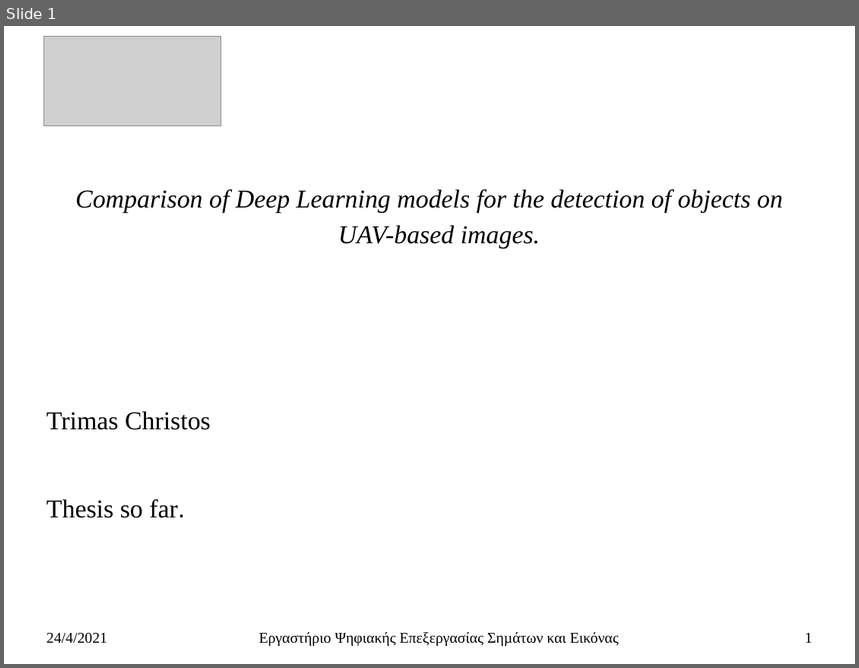
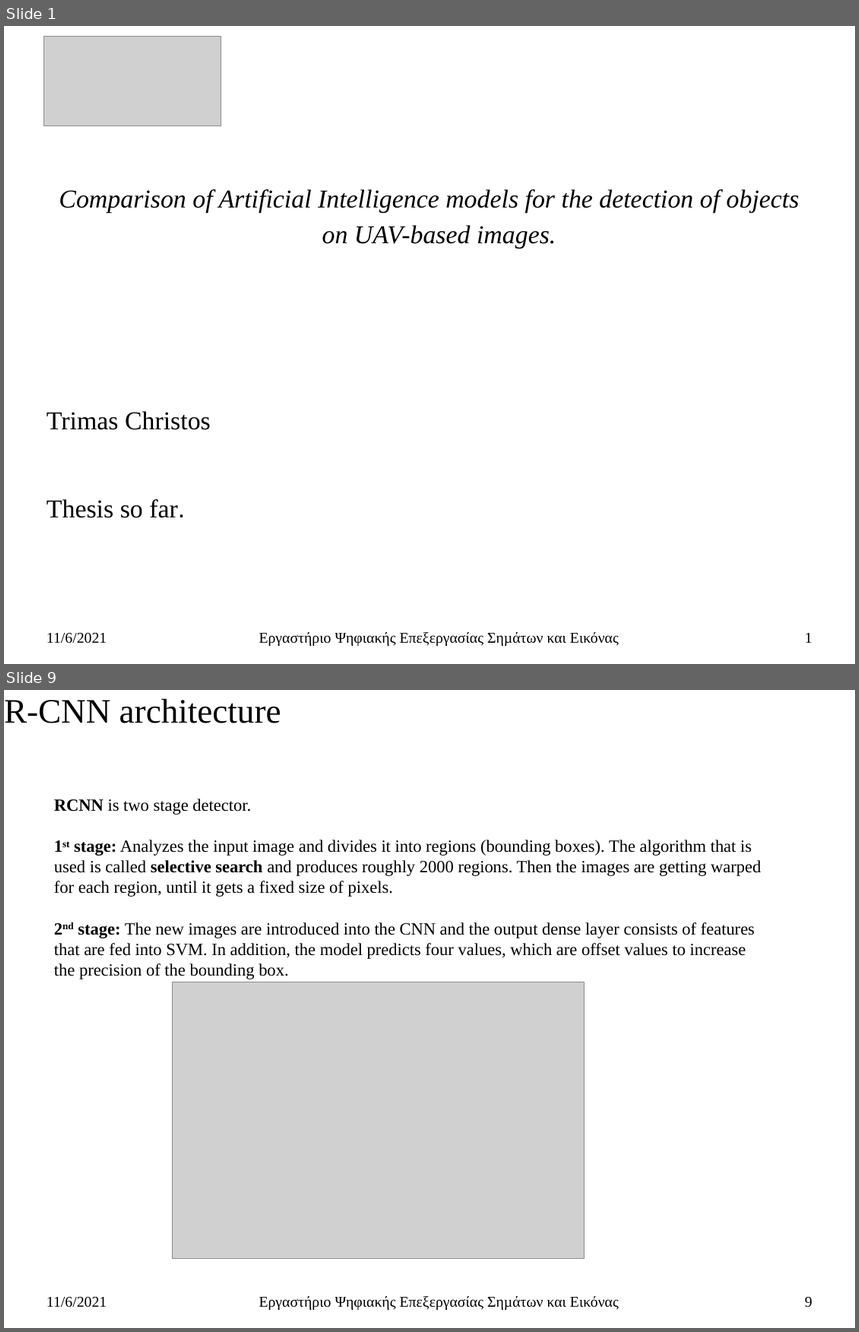
Before and after one commit to ChristosTrimas/ai-detection-systems, a slide deck: thesis/thesis_so_far_presentation_v_0_2.pptx. Shown one above the other, each under a label of ours: slide 1 before the commit, slides 1 and 9 after it; the slides between them are not shown. The pictures are 859x668 and 859x1332 pixels, drawn with LibreOffice and Linux fonts; fonts in the diff are those of the drawing; grey boxes stand for pictures. Boxes give left, top, right and bottom in pixels: in the first picture for what was removed or moved away, otherwise in the second. Text is boxed around its words. In the diff, an @@ line names an element or a change of style, - is before the commit and + after.

```diff
--- a/thesis/thesis_so_far_presentation_v_0_2.pptx
+++ b/thesis/thesis_so_far_presentation_v_0_2.pptx
@@ slide 9 added at bbox=[4, 690, 855, 1328], background #FFFFFF @@
@@ subtitle added at bbox=[4, 698, 281, 723], 32 pt, text #000000 @@
+R-CNN architecture
@@ text added at bbox=[54, 799, 761, 980], 16 pt, text #000000 @@
+RCNN is two stage detector.
+1st stage: Analyzes the input image and divides it into regions (bounding boxes). The algorithm that is used is called selective search and produces roughly 2000 regions. Then the images are getting warped for each region, until it gets a fixed size of pixels.
+2nd stage: The new images are introduced into the CNN and the output dense layer consists of features that are fed into SVM. In addition, the model predicts four values, which are offset values to increase the precision of the bounding box.
@@ picture added at bbox=[173, 982, 584, 1259] @@
@@ text added at bbox=[47, 1297, 107, 1308], 14 pt, text #000000 @@
+11/6/2021
@@ text added at bbox=[259, 1296, 619, 1311], 14 pt, text #000000 @@
+Εργαστήριο Ψηφιακής Επεξεργασίας Σηµάτων και Εικόνας
@@ page number added at bbox=[805, 1297, 813, 1308], 14 pt, text #000000 @@
+9
@@ slide 1 changed as well @@
@@ subtitle at bbox=[59, 189, 800, 249]: text changed @@
-Comparison of Deep Learning models for the detection of objects on UAV-based images.
+Comparison of Artificial Intelligence models for the detection of objects on UAV-based images.
@@ text at bbox=[47, 633, 107, 644]: text changed @@
-24/4/2021
+11/6/2021
```
Also in this commit, not shown: 13 other slides changed, 13 other slides added, 1 slide removed, 2 other files.
